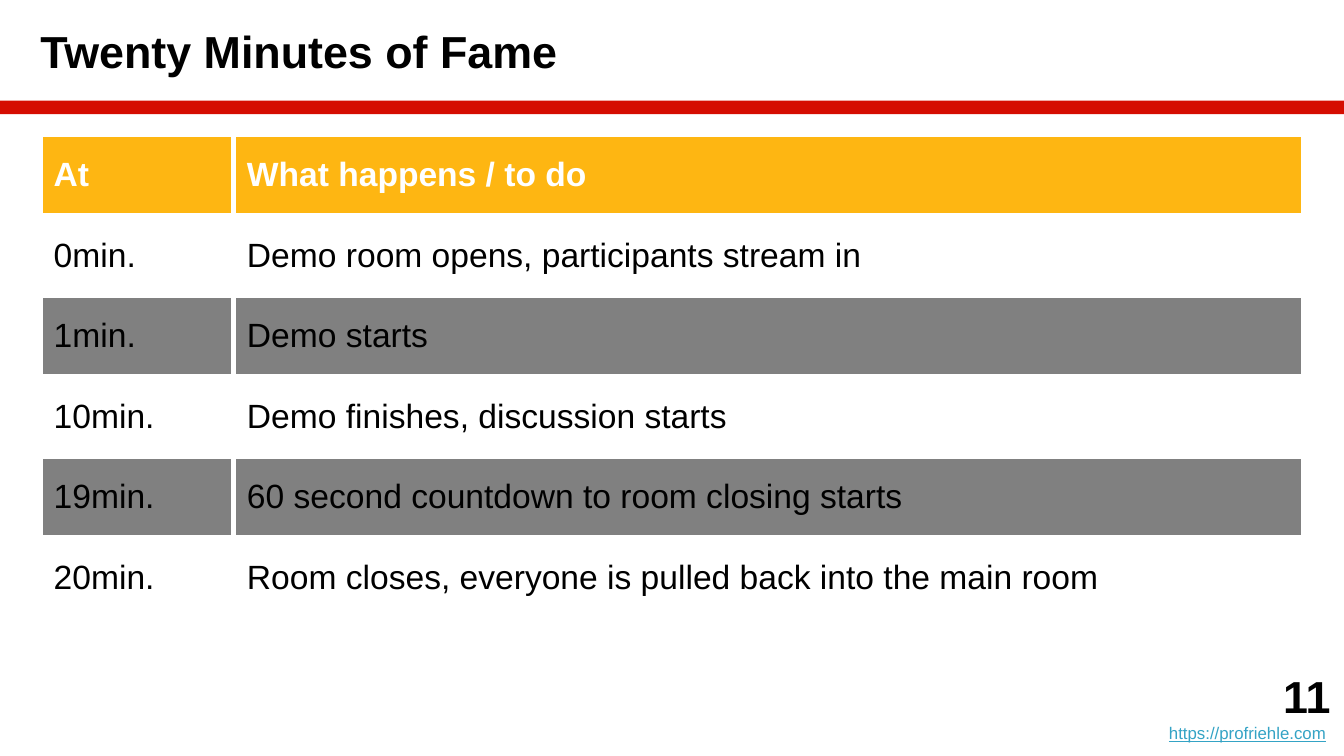
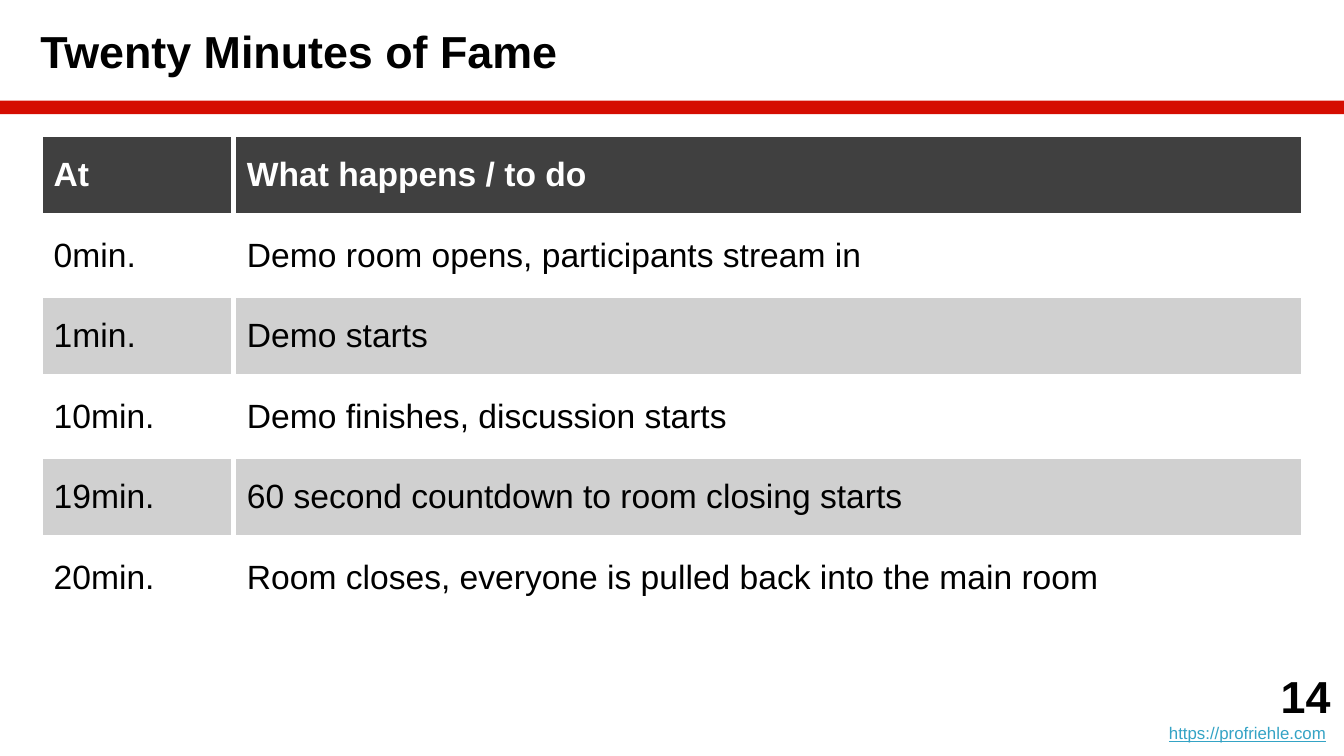
Before and after one commit to dirkriehle/amos-course, a slide deck: slide 14 of Lecture slides/AMOS B07 - Demo Day Preparation.pptx (slide 11 before the commit). Drawn at 1344x756 pixels with LibreOffice and Linux fonts; fonts in the diff are those of the drawing. Boxes give left, top, right and bottom in pixels: in the first picture for what was removed or moved away, otherwise in the second. Text is boxed around its words. In the diff, an @@ line names an element or a change of style, - is before the commit and + after.

```diff
--- a/Lecture slides/AMOS B07 - Demo Day Preparation.pptx
+++ b/Lecture slides/AMOS B07 - Demo Day Preparation.pptx
@@ table at <box>40,134,1304,599</box> @@
@@ fill #FEB612 to #404040 in row 1 @@
@@ fill #808080 to #D0D0D0 in 4 cells @@
@@ text at <box>1281,682,1331,713</box>: text changed @@
-11
+14
```
Also in this commit, not shown: 4 other slides changed, 13 slides added, 1 slide removed, 15 other files.
